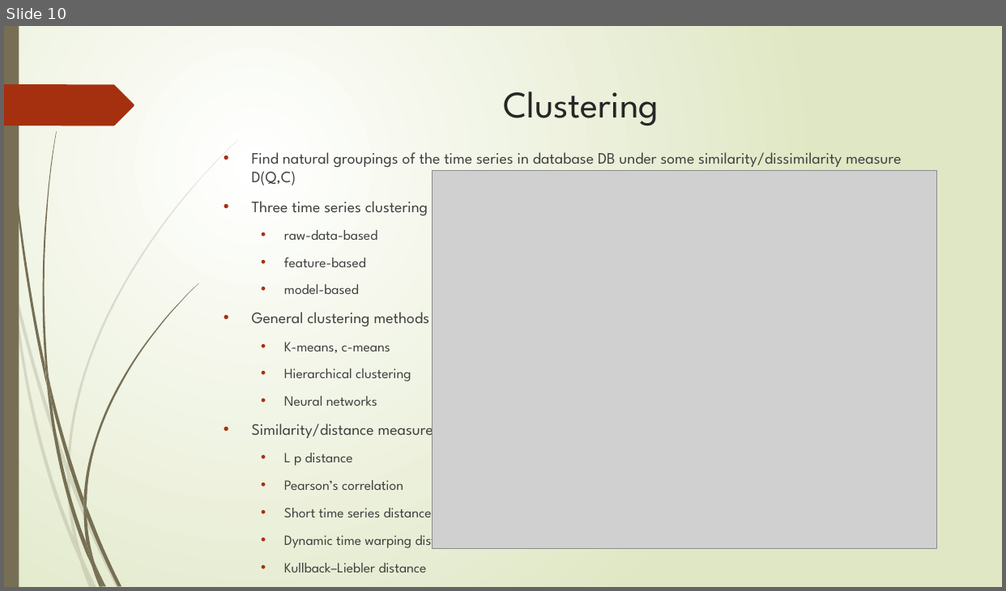
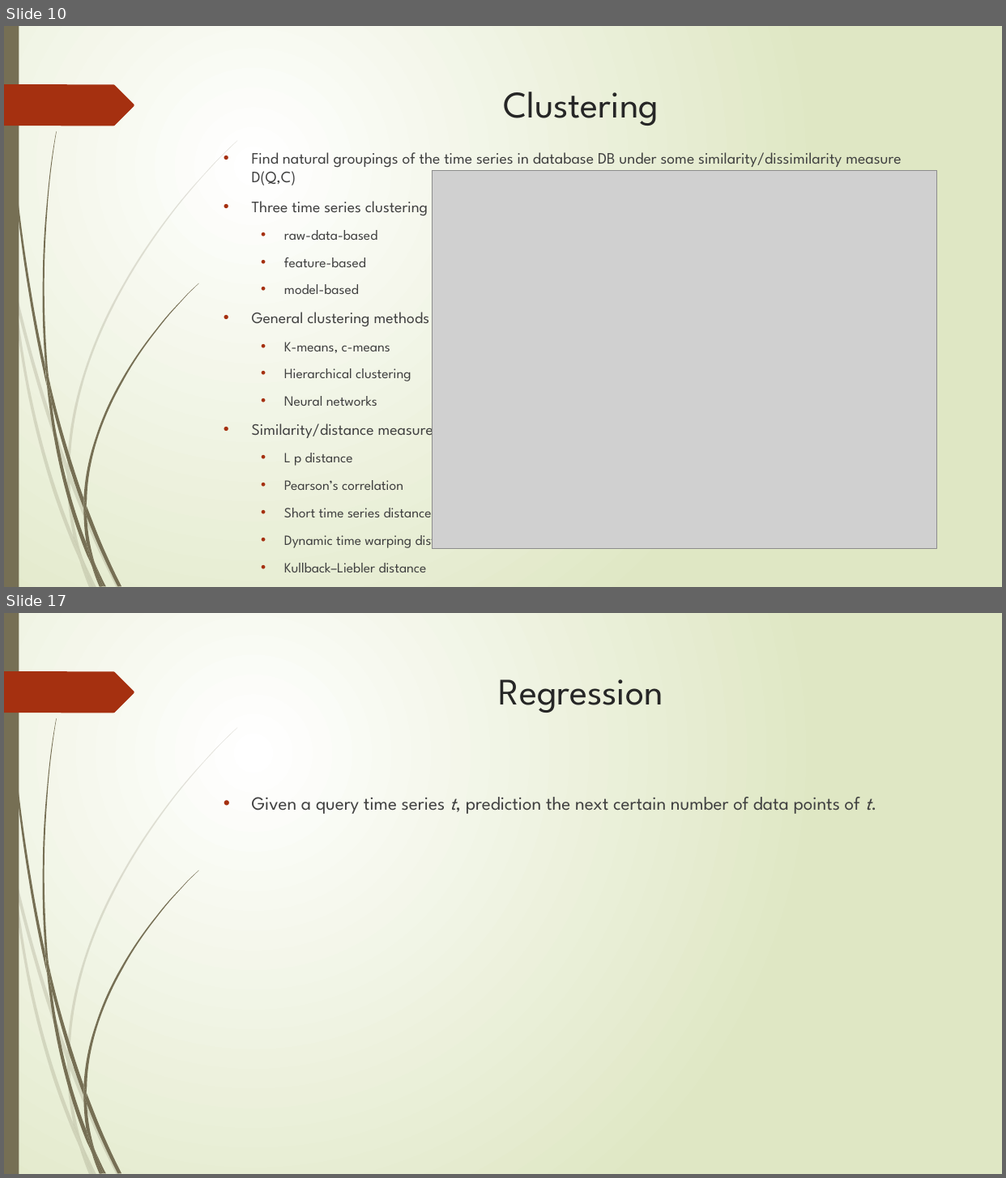
Before and after one commit to zixiaojindao/time-series-survey, a slide deck: slide/tsdm.pptx. Shown one above the other, each under a label of ours: slide 10 before the commit, slides 10 and 17 after it; the slides between them are not shown. The pictures are 1006x591 and 1006x1178 pixels, drawn with LibreOffice and Linux fonts; fonts in the diff are those of the drawing; grey boxes stand for pictures. Boxes give left, top, right and bottom in pixels: in the first picture for what was removed or moved away, otherwise in the second. Text is boxed around its words. In the diff, an @@ line names an element or a change of style, - is before the commit and + after.

```diff
--- a/slide/tsdm.pptx
+++ b/slide/tsdm.pptx
@@ slide 17 added at [4, 613, 1002, 1174], background gradient #FFFFFF to #DFE8C4; not listed: 24 template elements that a slide beside it also shows @@
@@ title added at [499, 679, 663, 713], 36 pt, text #262626 @@
+Regression
@@ text added at [252, 797, 872, 814], 18 pt, text #404040 @@
+• Given a query time series t, prediction the next certain number of data points of t.
```
Also in this commit, not shown: 2 slides changed, 5 other slides added.
